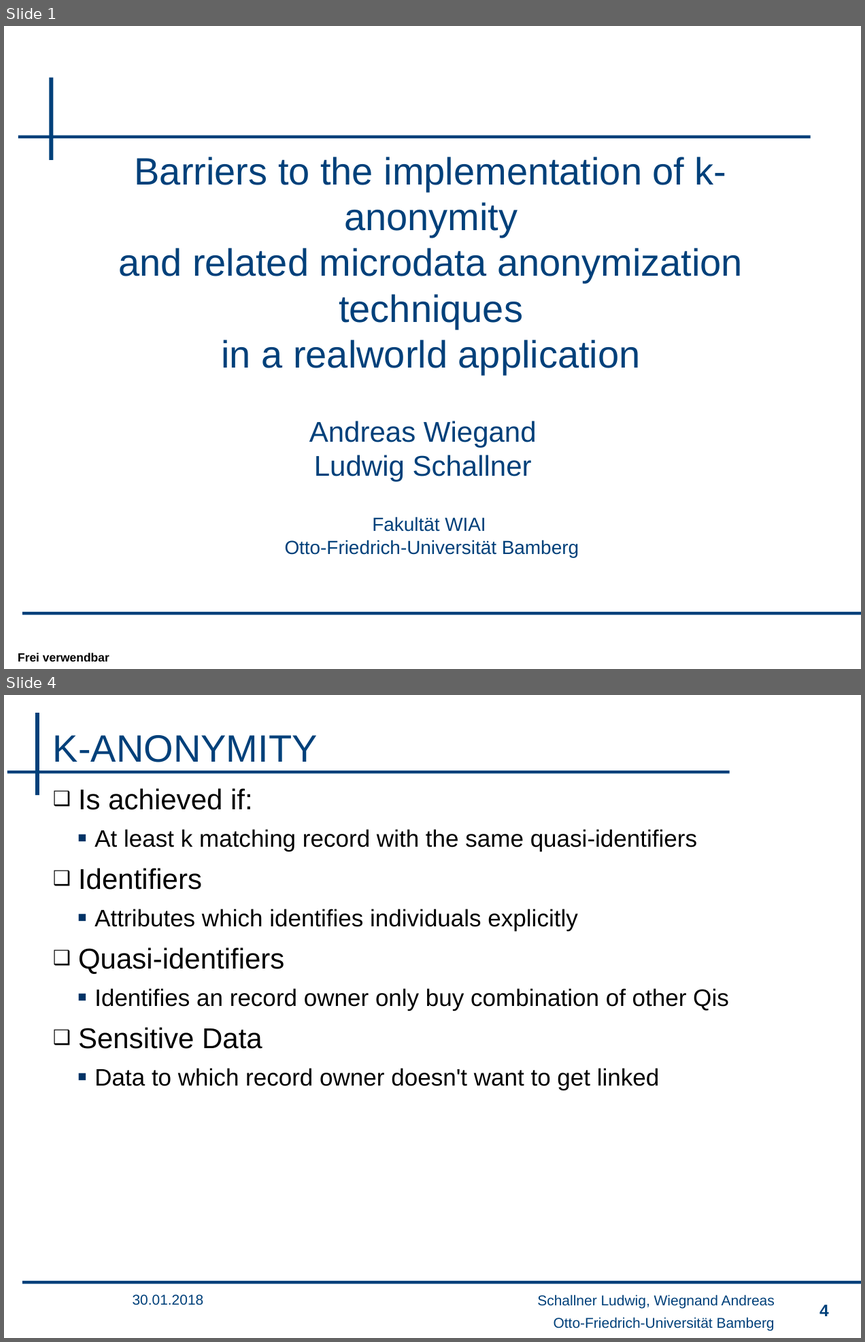
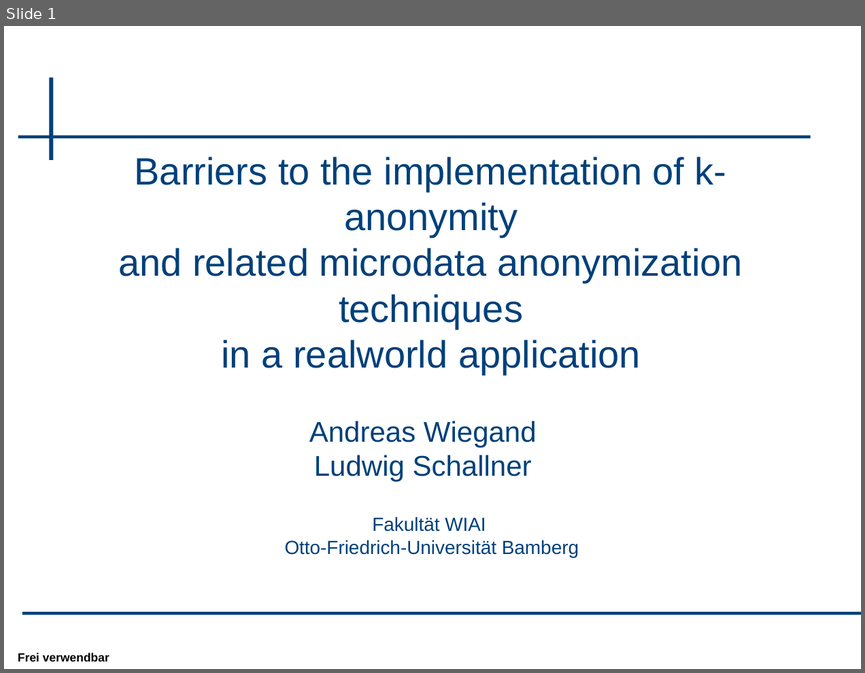
Before and after one commit to wsgan001/PSI-MSem, a slide deck: presentation/sicherheits_an.pptx. Shown one above the other, each under a label of ours: slides 1 and 4 before the commit, slide 1 after it; the slides between them are not shown. The pictures are 865x1342 and 865x673 pixels, drawn with LibreOffice and Linux fonts; fonts in the diff are those of the drawing; background and template pictures are left out. Boxes give left, top, right and bottom in pixels: in the first picture for what was removed or moved away, otherwise in the second. Text is boxed around its words. In the diff, an @@ line names an element or a change of style, - is before the commit and + after.

```diff
--- a/presentation/sicherheits_an.pptx
+++ b/presentation/sicherheits_an.pptx
@@ slide 4 removed at bbox=[4, 695, 861, 1338], background #FFFFFF; not listed: 1 template element that a slide beside it also shows @@
@@ rectangle removed at bbox=[36, 713, 40, 795] @@
@@ title removed at bbox=[53, 735, 317, 762] @@
-K-ANONYMITY
@@ rectangle removed at bbox=[7, 770, 730, 773] @@
@@ text removed at bbox=[78, 788, 729, 1090] @@
-❑ Is achieved if:
-  ▪ At least k matching record with the same quasi-identifiers
-❑ Identifiers
-  ▪ Attributes which identifies individuals explicitly
-❑ Quasi-identifiers
-  ▪ Identifies an record owner only buy combination of other Qis
-❑ Sensitive Data
-  ▪ Data to which record owner doesn't want to get linked
@@ text removed at bbox=[133, 1294, 204, 1305] @@
-30.01.2018
@@ text removed at bbox=[537, 1294, 774, 1308] @@
-Schallner Ludwig, Wiegnand Andreas
@@ page number removed at bbox=[819, 1304, 829, 1316] @@
-4
@@ text removed at bbox=[553, 1317, 774, 1330] @@
-Otto-Friedrich-Universität Bamberg
```
Also in this commit, not shown: 12 slides changed, 2 slides added, 17 other slides removed, 1 other file.
